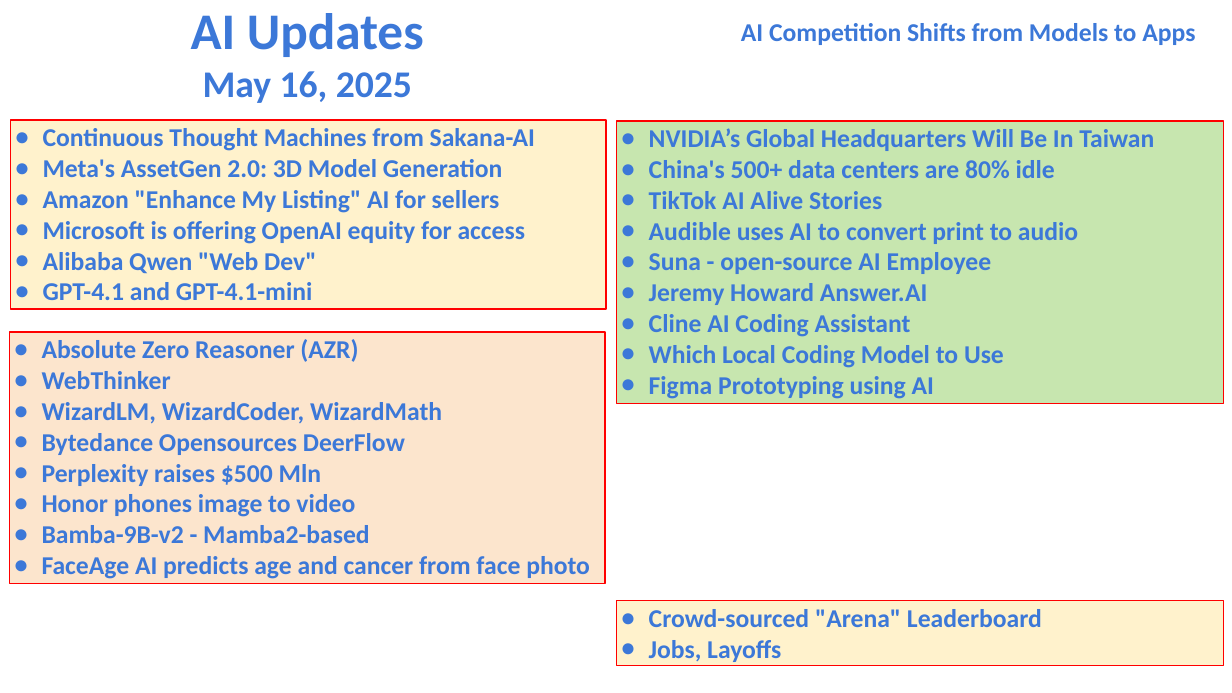
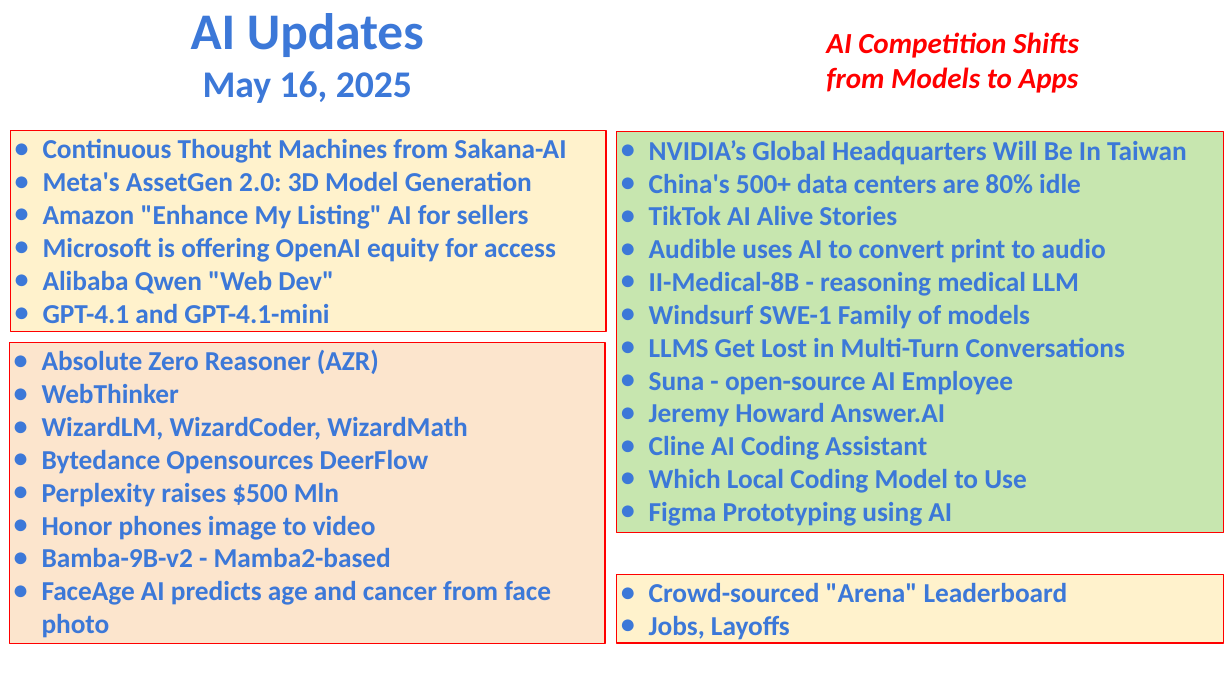
Before and after one commit to lselector/seminar, a slide deck: slide 1 of 2025/2025-05-16-AI-Updates.pptx. Drawn at 1232x693 pixels with LibreOffice and Linux fonts; fonts in the diff are those of the drawing. Boxes give left, top, right and bottom in pixels: in the first picture for what was removed or moved away, otherwise in the second. Text is boxed around its words. In the diff, an @@ line names an element or a change of style, - is before the commit and + after.

```diff
--- a/2025/2025-05-16-AI-Updates.pptx
+++ b/2025/2025-05-16-AI-Updates.pptx
@@ text at bbox=[826, 32, 1079, 93]: text changed; size 15 to 17 pt; text colour #3C78D8 to #FF0000; italic on @@
-AI Competition Shifts from Models to Apps
+AI Competition Shifts
+from Models to Apps
@@ rectangle "Continuous Thought Machines from Sakana-AI": place and size @@
-rectangle "Continuous Thought Machines from Sakana-AI" at bbox=[11, 120, 606, 309]
+rectangle "Continuous Thought Machines from Sakana-AI" at bbox=[11, 131, 606, 333]
@@ rectangle "NVIDIA’s Global Headquarters Will Be ...": place and size @@
-rectangle "NVIDIA’s Global Headquarters Will Be ..." at bbox=[617, 121, 1223, 403]
+rectangle "NVIDIA’s Global Headquarters Will Be ..." at bbox=[617, 132, 1223, 532]
@@ text in rectangle at bbox=[649, 140, 1187, 526]: size 15 to 16 pt in "NVIDIA’s Global Headquarters Will Be In Taiwan", "China's 500+ data centers are 80% idle", "TikTok AI Alive Stories", "Audible uses AI to convert print to ..." and 5 more places; indent changed @@
@@ text in rectangle at bbox=[649, 272, 1125, 357]: paragraphs added @@
+● II-Medical-8B - reasoning medical LLM
+● Windsurf SWE-1 Family of models
+● LLMS Get Lost in Multi-Turn Conversations
@@ size 15 to 16 pt; indent changed in 3 elements at bbox=[11, 131, 606, 333], bbox=[617, 574, 1223, 643], bbox=[10, 342, 605, 643] @@
@@ rectangle "Absolute Zero Reasoner (AZR)": place and size @@
-rectangle "Absolute Zero Reasoner (AZR)" at bbox=[10, 333, 605, 584]
+rectangle "Absolute Zero Reasoner (AZR)" at bbox=[10, 342, 605, 643]
@@ rectangle "Crowd-sourced "Arena" Leaderboard": place and size @@
-rectangle "Crowd-sourced "Arena" Leaderboard" at bbox=[617, 601, 1223, 667]
+rectangle "Crowd-sourced "Arena" Leaderboard" at bbox=[617, 574, 1223, 643]
```
Also in this commit, not shown: 5 other slides changed, 1 slide added, 1 slide removed.
